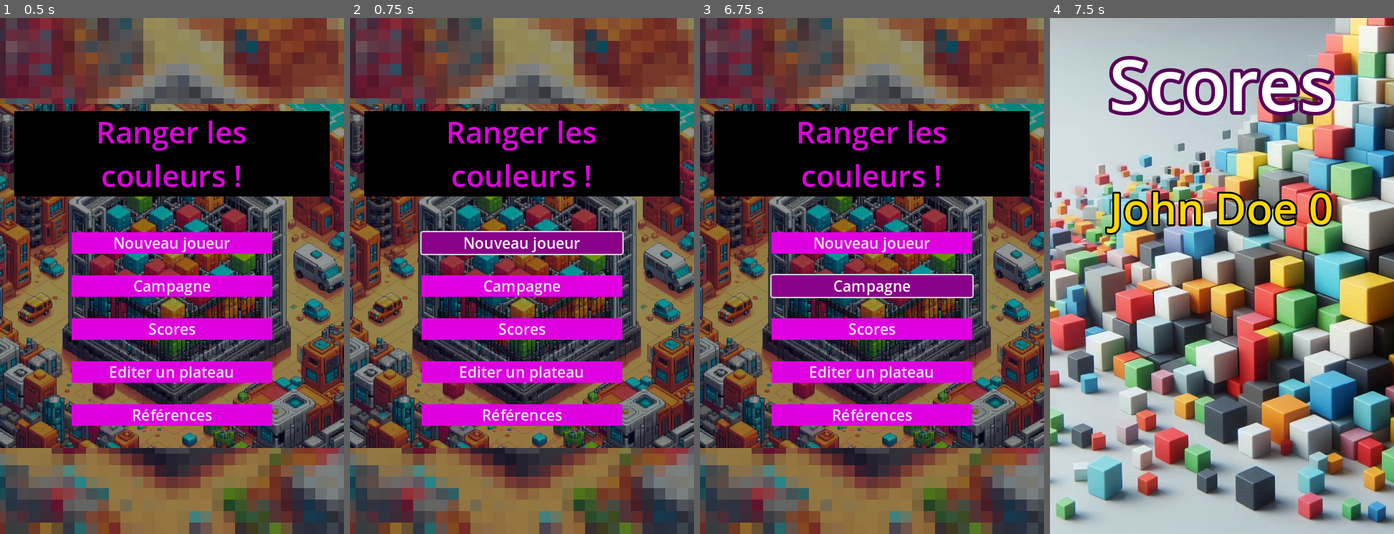
Above: before the commit, frames 1-4 (left to right).
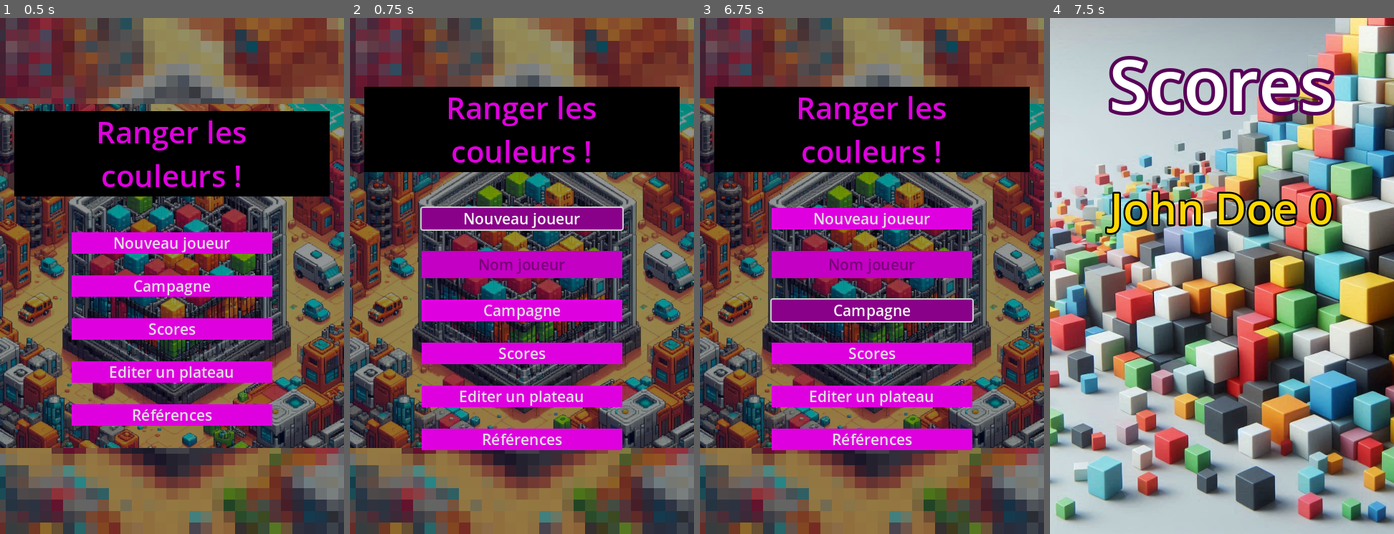
Above: after the commit, the same moments.

Repository: leguims/godot-color-sort-for-anna
Game: Godot game, scene res://Scenes/MenuPrincipal/menu_principal.tscn
Same seed, same stepped clock (60 frames per second), same inputs: the game is played once before the commit and once after it.
Inputs (mouse positions are in pixels of both pictures, inside the frame that each line leads up to):
- Up to frame 1 (0.5 s): no input
- Up to frame 2 (0.75 s): click "Nouveau joueur" at 0.5 s
- Up to frame 3 (6.75 s): click "Scores" at 1.25 s; tap Enter at 2 s; move the mouse to (947, 250) at 2.02 s; click (947, 250) at 2.17 s; click "Campagne" at 2.75 s; click "Editer un plateau" at 3.5 s; click "Références" at 4.25 s; tap Space at 5 s; move the mouse to (803, 301) at 5.02 s; click (803, 301) at 5.17 s; click "Nouveau joueur" at 5.75 s; click "Campagne" at 6.5 s
- Up to frame 4 (7.5 s): click "Scores" at 7.25 s

Frame 1 is identical in both runs. In frame 2, 36% of the frame differs, in the area x 4-96%, y 13-84%; in frame 3, 36%; in frame 4, nothing differs.

Commit message:
Gestion de la sauvegarde multi-utilisateurs dans la gestion des plateau, victoires et abandons.

Diff:
--- a/Scenes/Menu/menu.gd
+++ b/Scenes/Menu/menu.gd
@@ -6,7 +6,7 @@
 # Called when the node enters the scene tree for the first time.
 func _ready() -> void:
 	GestionScore.initialiser_les_plateaux()
-	GestionScore.lire_sauvegarde_joueur()
+	GestionScore.lire_sauvegarde_joueurs()
 	pass # Replace with function body.
 
 # Called every frame. 'delta' is the elapsed time since the previous frame.
--- a/Scenes/MenuPrincipal/menu_principal.gd
+++ b/Scenes/MenuPrincipal/menu_principal.gd
@@ -4,7 +4,7 @@
 # Called when the node enters the scene tree for the first time.
 func _ready() -> void:
 	GestionScore.initialiser_les_plateaux()
-	GestionScore.lire_sauvegarde_joueur()
+	GestionScore.lire_sauvegarde_joueurs()
 	pass # Replace with function body.
 
 
@@ -19,3 +19,16 @@
 
 func _on_bouton_scores_pressed() -> void:
 	get_tree().change_scene_to_file("res://Scenes/Scores/scores.tscn")
+
+
+func _on_bouton_joueur_pressed() -> void:
+	if $Marge/HBoxContainer/VBoxContainer/Marge/VBoxContainer/TexteJoueur.is_visible_in_tree():
+		$Marge/HBoxContainer/VBoxContainer/Marge/VBoxContainer/TexteJoueur.hide()
+	else:
+		$Marge/HBoxContainer/VBoxContainer/Marge/VBoxContainer/TexteJoueur.show()
+
+
+func _on_texte_joueur_text_submitted(nom_nouveau_joueur: String) -> void:
+	print("Nouveau joueur : ", nom_nouveau_joueur)
+	if not GestionScore.ajouter_un_nouveau_joueur(nom_nouveau_joueur):
+		print("Erreur : Le nom '" + nom_nouveau_joueur + "' n'est pas libre")
--- a/Scenes/MenuPrincipal/menu_principal.tscn
+++ b/Scenes/MenuPrincipal/menu_principal.tscn
@@ -114,7 +114,8 @@
 visible = false
 self_modulate = Color(0.87451, 0, 0.87451, 1)
 layout_mode = 2
-theme_override_colors/font_placeholder_color = Color(0.537375, 0.000207492, 0.537371, 1)
+theme_override_colors/font_placeholder_color = Color(0.537255, 0, 0.537255, 1)
+theme_override_colors/font_color = Color(0, 0, 0, 1)
 theme_override_font_sizes/font_size = 21
 theme_override_styles/normal = SubResource("StyleBoxFlat_w06fl")
 placeholder_text = "Nom joueur"
@@ -169,5 +170,7 @@
 theme_override_styles/normal = SubResource("StyleBoxFlat_p4mar")
 text = "Références"
 
+[connection signal="pressed" from="Marge/HBoxContainer/VBoxContainer/Marge/VBoxContainer/BoutonJoueur" to="." method="_on_bouton_joueur_pressed"]
+[connection signal="text_submitted" from="Marge/HBoxContainer/VBoxContainer/Marge/VBoxContainer/TexteJoueur" to="." method="_on_texte_joueur_text_submitted"]
 [connection signal="pressed" from="Marge/HBoxContainer/VBoxContainer/Marge/VBoxContainer/BoutonScores" to="." method="_on_bouton_scores_pressed"]
 [connection signal="pressed" from="Marge/HBoxContainer/VBoxContainer/Marge/VBoxContainer/BoutonRéférences" to="." method="_on_bouton_références_pressed"]
--- a/Scenes/Scores/scores.gd
+++ b/Scenes/Scores/scores.gd
@@ -14,7 +14,7 @@
 	# Remplir chaque score dans la liste des scores
 	var liste_score_bbcode : String
 
-	var score = GestionScore.nom() + " " + str(GestionScore.score())
+	var score = GestionScore.lire_nom_joueur_actuel() + " " + str(GestionScore.lire_le_score_du_joueur_actuel())
 	liste_score_bbcode += liste_scores.get('entete')
 	var texte_bbcode = liste_scores.get(1)
 	texte_bbcode = texte_bbcode.replace('score', str(score))
@@ -27,7 +27,7 @@
 	#	var classement = score.get('classement')
 	#	var niveau = score.get('niveau')
 	#	var plateau = score.get('plateau')
-	#	var nombre_de_partie = score.get('nombre_de_partie')
+	#	var nombre_de_partie = score.get('nombre_de_parties')
 	#	var texte_bbcode = liste_scores.get(classement)
 	#	texte_bbcode = texte_bbcode.replace('score', "Niv. "+ str(niveau) + "." + str(plateau) + " /"+ str(nombre_de_partie))
 	#	liste_score_bbcode += texte_bbcode
--- a/Scenes/gestion_score.gd
+++ b/Scenes/gestion_score.gd
@@ -3,11 +3,17 @@
 ###############################################
 # Gestion des niveaux et des plateaux à jouer
 ###############################################
-var _nom = 'John Doe'
-var nombre_de_partie = 0
-var niveau_actuel = 3
-var plateau_actuel = { '3': 0 }
-var plateau_victoire_dernier_plateau = false
+var liste_des_sauvegardes = [
+	{
+		'nom': 'John Doe',
+		'nombre_de_parties': 0,
+		'niveau': 3,
+		'plateaux': { '3': 0 },
+		'plateau_victoire_dernier_plateau': false
+	}
+]
+var joueur_actuel = liste_des_sauvegardes[0]
+
 
 # Dico : {'difficulte': [liste_plateaux]}
 var plateau_liste_difficulte = {
@@ -36,7 +42,7 @@
 			for difficulte in dico_difficulte.keys():
 				# Copie tous les niveaux, sauf 'None'
 				if difficulte not in ['None', '0', '1', '2', '3'] :
-					plateau_liste_difficulte[difficulte] = dico_difficulte.get(difficulte).duplicate()
+					plateau_liste_difficulte[difficulte] = dico_difficulte.get(difficulte).duplicate(true)
 				print("Difficulté : ", difficulte)
 				var cpt = 0
 				for plateau in dico_difficulte.get(difficulte):
@@ -90,88 +96,125 @@
 	fichier.close()
 
 func commencer() -> void:
-	nombre_de_partie += 1
-	print("Nombre de parties = ", nombre_de_partie)
-	_enregistrer_sauvegarde_joueur()
+	joueur_actuel['nombre_de_parties'] += 1
+	print("Nombre de parties = ", joueur_actuel.get('nombre_de_parties'))
+	_enregistrer_sauvegarde_joueurs()
 
 func gagner() -> void:
 	var sauvegarder = false
+	var str_niveau = str(joueur_actuel.get('niveau'))
+	var str_niveau_plus_1 = str(joueur_actuel.get('niveau') + 1)
 	# Augmenter le plateau du niveau courant
 	if _est_dernier_plateau():
-		plateau_victoire_dernier_plateau = true
+		joueur_actuel['plateau_victoire_dernier_plateau'] = true
 		sauvegarder = true
-	if plateau_actuel.get(str(niveau_actuel)) < (len(plateau_liste_difficulte.get(str(niveau_actuel)))-1):
-		plateau_actuel[str(niveau_actuel)] += 1
+	if joueur_actuel.get('plateaux').get(str_niveau) <= (len(plateau_liste_difficulte.get(str_niveau))-1):
+		joueur_actuel['plateaux'][str_niveau] += 1
 		sauvegarder = true
 
 	# Augmenter le niveau courant
-	if str(niveau_actuel + 1) in plateau_liste_difficulte:
-		niveau_actuel += 1
-		if str(niveau_actuel) not in plateau_actuel:
-			plateau_actuel[str(niveau_actuel)] = 0
+	if str_niveau_plus_1 in plateau_liste_difficulte:
+		joueur_actuel['niveau'] += 1
+		str_niveau = str(joueur_actuel.get('niveau'))
+		if str_niveau not in joueur_actuel.get('plateaux'):
+			joueur_actuel['plateaux'][str_niveau] = 0
 		sauvegarder = true
 
-	print("Niveau = ", niveau_actuel, " - indice Plateau = ", plateau_actuel.get(str(niveau_actuel)), " - Nombre de parties = ", nombre_de_partie)
+	print("Niveau = ", str_niveau, " - indice Plateau = ", joueur_actuel.get('plateaux').get(str_niveau), " - Nombre de parties = ", joueur_actuel.get('nombre_de_parties'))
 	if sauvegarder:
-		_enregistrer_sauvegarde_joueur()
+		_enregistrer_sauvegarde_joueurs()
 
 func abandonner() -> void:
 	# Diminuer le niveau courant
-	if str(niveau_actuel - 1) in plateau_liste_difficulte:
-		niveau_actuel -= 1
-		_enregistrer_sauvegarde_joueur()
-	print("Niveau = ", niveau_actuel, " indice Plateau = ", plateau_actuel.get(str(niveau_actuel)))
+	if str(joueur_actuel.get('niveau') - 1) in plateau_liste_difficulte:
+		joueur_actuel['niveau'] -= 1
+		_enregistrer_sauvegarde_joueurs()
+	var str_niveau = str(joueur_actuel.get('niveau'))
+	print("Niveau = ", str_niveau, " - indice Plateau = ", joueur_actuel.get('plateaux').get(str_niveau))
 
 func lire_plateau_courant() -> String:
-	var indice_plateau = plateau_actuel.get(str(niveau_actuel))
-	return plateau_liste_difficulte.get(str(niveau_actuel))[indice_plateau]
+	var str_niveau = str(joueur_actuel.get('niveau'))
+	var indice_plateau = joueur_actuel.get('plateaux').get(str_niveau)
+	if indice_plateau < len(plateau_liste_difficulte.get(str_niveau)):
+		return plateau_liste_difficulte.get(str_niveau)[indice_plateau]
+	return ""
 
 func _est_dernier_plateau() -> bool:
-	return lire_plateau_courant() == plateau_liste_difficulte.get(str(niveau_actuel)).back()
+	var str_niveau = str(joueur_actuel.get('niveau'))
+	return lire_plateau_courant() == plateau_liste_difficulte.get(str_niveau).back()
 
 func est_victoire_dernier_plateau() -> bool:
-	return plateau_victoire_dernier_plateau
-
-func lire_sauvegarde_joueur() -> void:
-	var sauvegarde_joueur = _read_json_file("user://sauvegarde.json")
-	if sauvegarde_joueur:
-		print("sauvegarde_joueur = ", sauvegarde_joueur)
-		if 'nom' in sauvegarde_joueur:
-			_nom = sauvegarde_joueur['nom']
-		if 'nombre_de_partie' in sauvegarde_joueur:
-			nombre_de_partie = sauvegarde_joueur['nombre_de_partie']
-		if 'niveau_actuel' in sauvegarde_joueur:
-			niveau_actuel = sauvegarde_joueur['niveau_actuel']
-		if 'plateau_actuel' in sauvegarde_joueur:
-			plateau_actuel = sauvegarde_joueur['plateau_actuel'].duplicate(true)
-		if 'plateau_victoire_dernier_plateau' in sauvegarde_joueur:
-			plateau_victoire_dernier_plateau = sauvegarde_joueur['plateau_victoire_dernier_plateau']
+	return joueur_actuel.get('plateau_victoire_dernier_plateau')
+
+
+###############################################
+# Gestion des sauvegardes
+###############################################
+
+func lire_sauvegarde_joueurs() -> void:
+	var lecture_liste_des_sauvegardes = _read_json_file("user://sauvegarde.json")
+	if lecture_liste_des_sauvegardes:
+		liste_des_sauvegardes = lecture_liste_des_sauvegardes.duplicate(true)
+		# Joueur par defaut
+		joueur_actuel = liste_des_sauvegardes[0]
+		print("liste_des_sauvegardes = ", liste_des_sauvegardes)
 	else:
-		print("Erreur de la lecture de la sauvegarde du joueur")
-
-func _enregistrer_sauvegarde_joueur() -> void:
-	var sauvegarde_joueur = {
-		'nom' : _nom,
-		'nombre_de_partie' : nombre_de_partie,
-		'niveau_actuel' : niveau_actuel,
-		'plateau_actuel' : plateau_actuel,
-		'plateau_victoire_dernier_plateau' : plateau_victoire_dernier_plateau
+		print("Erreur de lecture des sauvegardes des joueurs")
+
+func _enregistrer_sauvegarde_joueurs() -> void:
+	_write_json_file("user://sauvegarde.json", liste_des_sauvegardes.duplicate(true))
+	print("Progression sauvegardée")
+
+func _retourner_le_joueur(nom_joueur) -> Dictionary:
+	"""Choisit le joueur et le retourne"""
+	for compte_joueur in liste_des_sauvegardes:
+		if compte_joueur.get('nom') == nom_joueur:
+			return compte_joueur
+	return {}
+
+func choisir_le_joueur(nom_joueur) -> bool:
+	"""Choisit le joueur courant sinon retourne 'false'"""
+	var compte = _retourner_le_joueur(nom_joueur)
+	if compte:
+		joueur_actuel = compte
+		return true
+	return false
+
+func ajouter_un_nouveau_joueur(nom_nouveau_joueur : String) -> bool:
+	"""Crée un nouveau joueur si le nom est libre"""
+	# Vérifie que le nom est libre
+	if _retourner_le_joueur(nom_nouveau_joueur):
+		return false
+	# Crée le compte et l'enregistre
+	var compte = {
+		'nom': nom_nouveau_joueur,
+		'nombre_de_parties': 0,
+		'niveau': 3,
+		'plateaux': { '3': 0 },
+		'plateau_victoire_dernier_plateau': false
 	}
-	_write_json_file("user://sauvegarde.json", sauvegarde_joueur)
-	print("enregistrer_sauvegarde_joueur")
-
-func nom() -> String:
+	liste_des_sauvegardes.append(compte.duplicate(true))
+	_enregistrer_sauvegarde_joueurs()
+	return true
+
+func lire_nom_joueur_actuel() -> String:
 	"""Cette méthode retourne le nom du joueur"""
-	return _nom
-
-func score() -> int:
+	return joueur_actuel.get('nom')
+
+func lire_le_score_du_joueur_actuel() -> int:
+	"""Cette méthode retourne le score du joueur actuel"""
+	return lire_le_score_du_joueur(joueur_actuel.get('nom'))
+
+func lire_le_score_du_joueur(nom_joueur : String) -> int:
 	"""Cette méthode retourne le score du joueur"""
-	var score : int = 0
-	for niveau in range(100, 0, -1):
-		if str(niveau) in  plateau_actuel:
-			var plateau = plateau_actuel.get(str(niveau))
-			score += 1000 * niveau * plateau
-	if nombre_de_partie:
-		return int(score / nombre_de_partie)
-	else:
-		return 0
+	var joueur = _retourner_le_joueur(nom_joueur)
+	if joueur:
+		var nb_parties = joueur.get('nombre_de_parties')
+		if nb_parties:
+			var score : int = 0
+			for niveau in range(100, 0, -1):
+				if str(niveau) in joueur.get('plateaux'):
+					var plateau = joueur.get('plateaux').get(str(niveau))
+					score += 1000 * niveau * plateau
+			return int(score / nb_parties)
+	return 0
Not shown, changed: Readme.md
